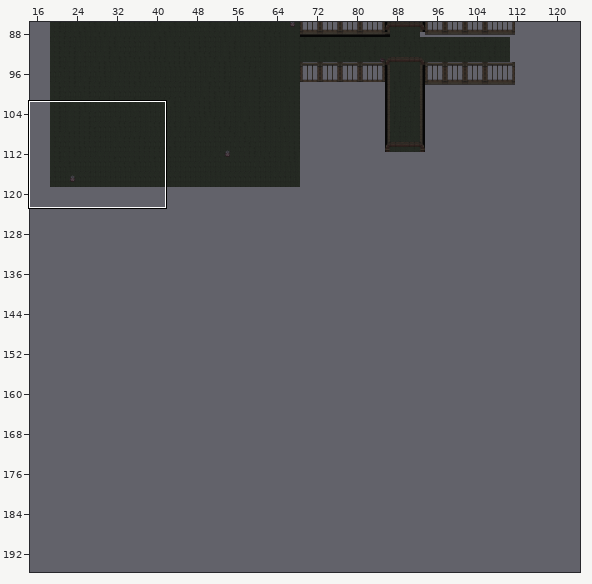
An edit to a level. Tiled map, src/pro/inNominePatris/maps/world_2.tmx. The first picture is a wide view before the edit; the outline marks the close-up.
Close-up. Earlier state:
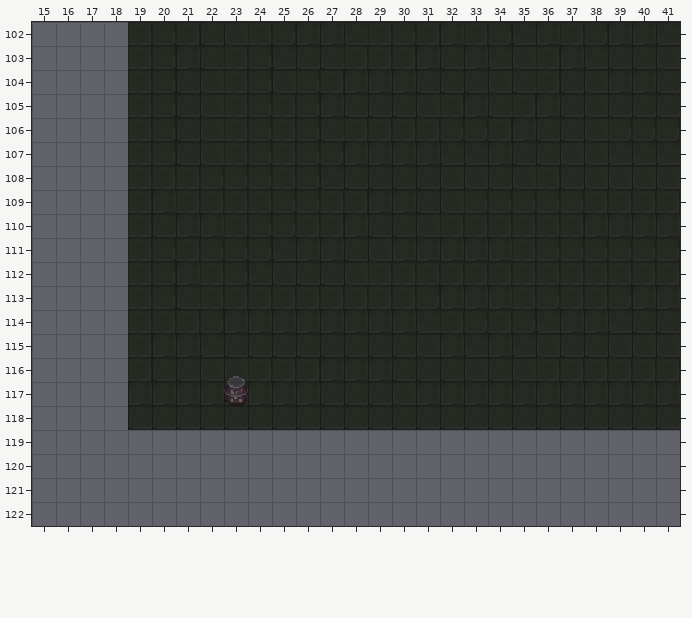
Cells are 16x16 px. Shown: x 15..41, y 102..122. The commit also changed other parts of the map, which this record leaves out.
The same view after the edit:
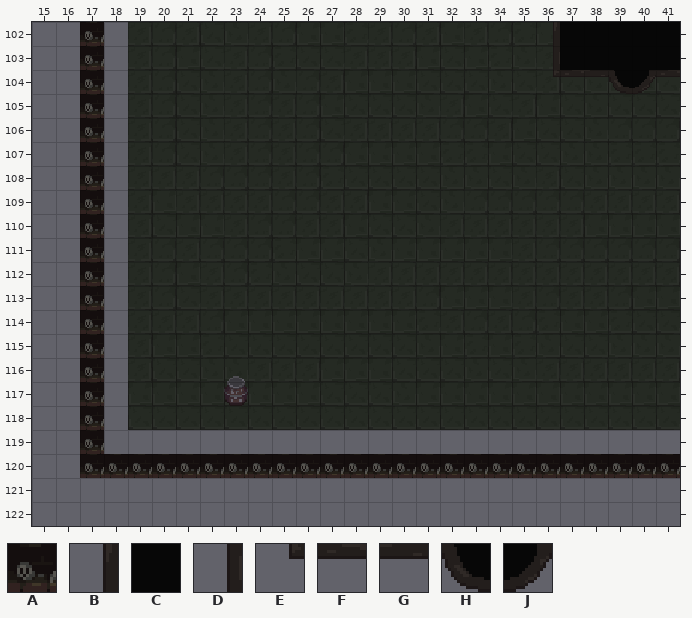
Key: from "test-tiles": A 1222, B 1254, C 1255, D 1318, E 1382, F 1383, G 1384, H 1768, J 1769.
_ is an empty cell.
Change:
Layer "bounds":
y 102..119: x 17 _ -> A
y 120: x 17..41 _________________________ -> AAAAAAAAAAAAAAAAAAAAAAAAA
Layer "Capa de patrones 2":
y 102: x 36..41 ______ -> BCCCCC
y 103: x 36..41 ______ -> DCCCCC
y 104: x 36..41 ______ -> EFGHJF
Where, in picture pixels (left, top, right, bottom), the same in both close-ups:
added: (80, 22, 680, 478)
